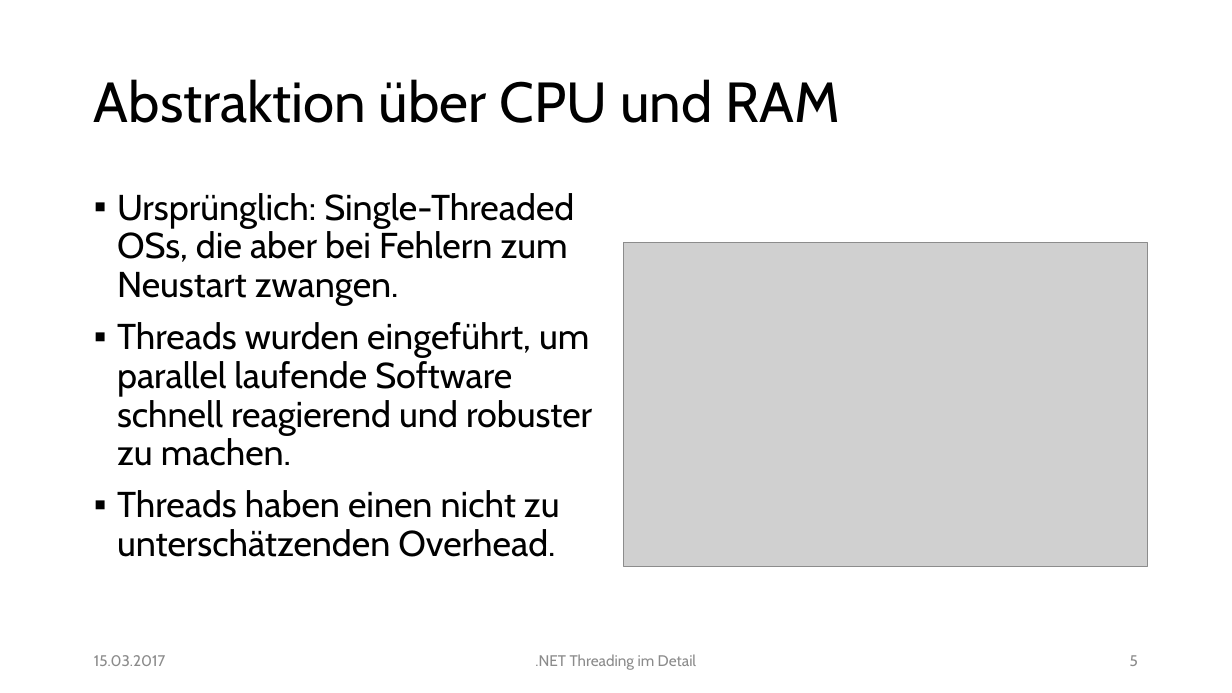
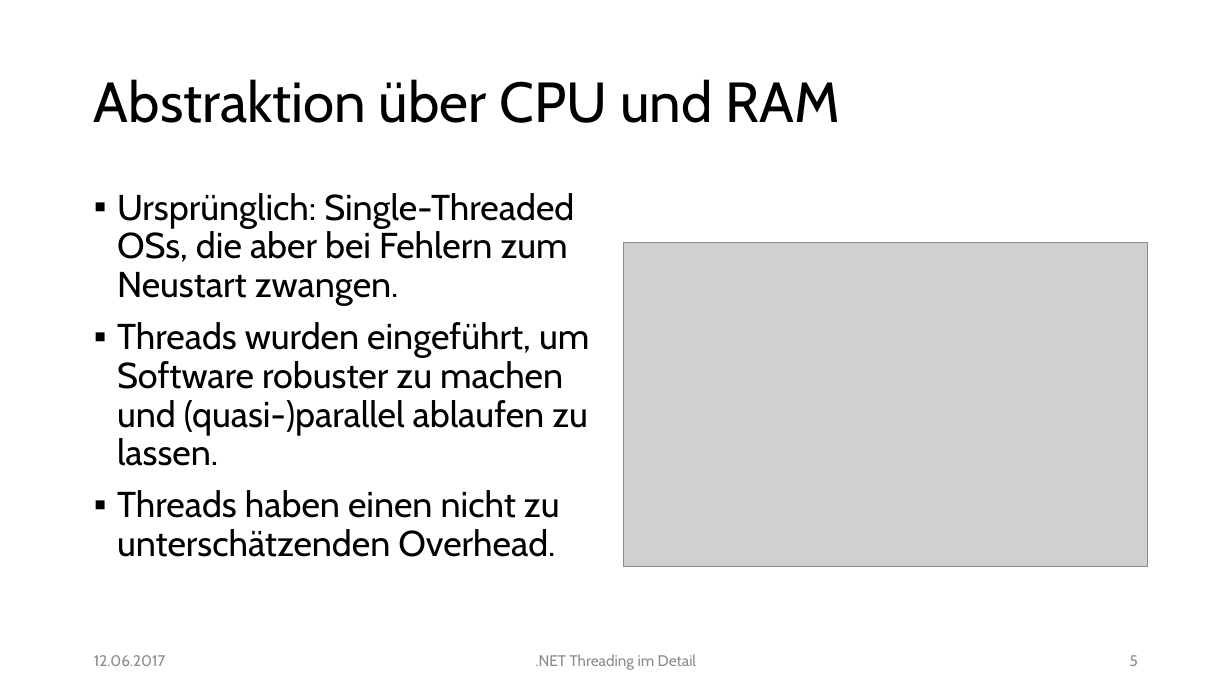
Before and after one commit to feO2x/NetThreadingInDetail, a slide deck: slide 5 of NET Threading im Detail.pptx. Drawn at 1232x693 pixels with LibreOffice and Linux fonts; fonts in the diff are those of the drawing; grey boxes stand for pictures. Boxes give left, top, right and bottom in pixels: in the first picture for what was removed or moved away, otherwise in the second. Text is boxed around its words. In the diff, an @@ line names an element or a change of style, - is before the commit and + after.

```diff
--- a/NET Threading im Detail.pptx
+++ b/NET Threading im Detail.pptx
@@ text at [117, 322, 589, 466]: text changed @@
-▪ Threads wurden eingeführt, um parallel laufende Software schnell reagierend und robuster zu machen.
+▪ Threads wurden eingeführt, um Software robuster zu machen und (quasi-)parallel ablaufen zu lassen.
@@ text at [94, 655, 165, 666]: text changed @@
-15.03.2017
+12.06.2017
```
Also in this commit, not shown: 66 other slides changed.
